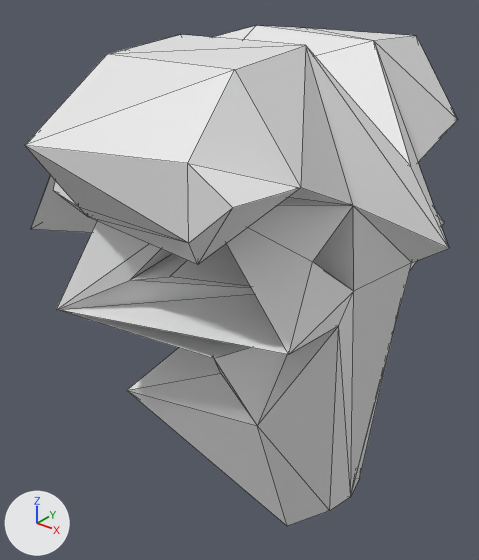
Two versions of the Blender file S/Assets/Meshes/troll.blend, one commit apart.
Both versions are drawn from a 50 mm camera at (8.03, -10.96, 9.91) aimed at (-1.21, 0.6, 2.74). Lighting does not change. The marker at lower left points along +X, +Y and +Z. Mesh edges are drawn as thin lines.

Objects in the first picture: 'Trollhead Unity'.
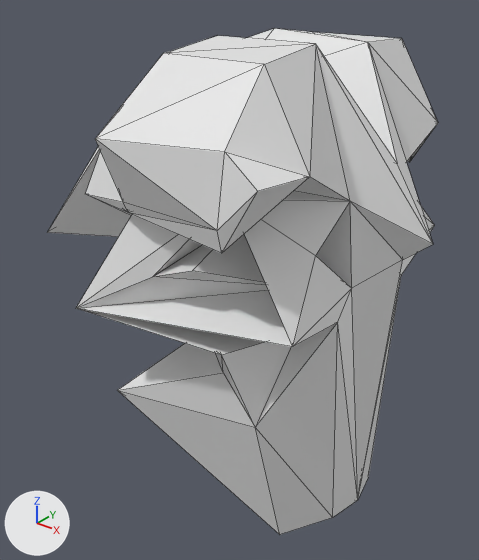
Pixel boxes (x1, y1, x2, y2) of what changed, in the pictures (479 x 560 px):
'Trollhead Unity', modifiers changed (10% narrower)
    before: (25, 26, 458, 526)
    after: (47, 28, 438, 534)

The edits, one by one:
Object 'Trollhead Unity' (ob_trollhead_unity) loses its SIMPLE_DEFORM modifier named 'SimpleDeform'.
Modifier setting removed (it was deform_method = 'TAPER').
Modifier setting removed (it was deform_axis = 'Z').
Modifier setting removed (it was factor = 0.528).
Modifier setting removed (it was angle = 0.528).
